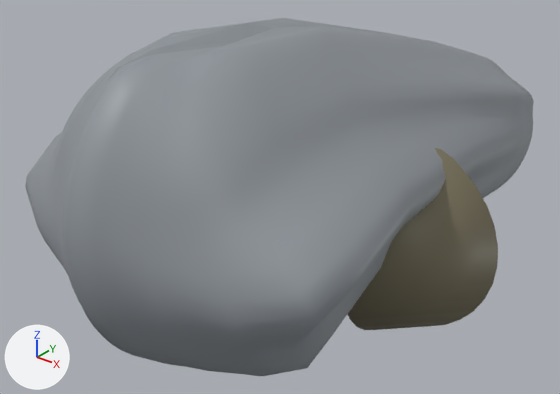
A saved change to the Blender file Assets/Art/Models/Unit/Mount.blend.
Before and after are seen from a 50 mm camera at (4.23, -5.9, 4.59) aimed at (-0.39, -0.13, 1.02). Arrows for +X, +Y and +Z are at lower left; the lights stay in place.

The first picture shows 'Mount'.
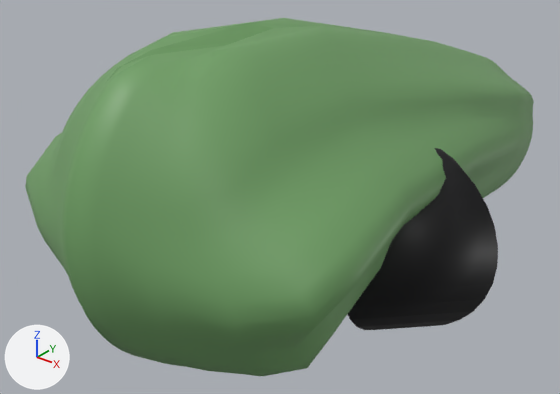
Scene script edits in JSON lines:
```json
{"op": "add", "block": "img_colorpalette_png", "code": ["img_colorpalette_png = load_image('ColorPalette.png', '../../../ColorPalette.png', 9, 10, 'sRGB')"]}
{"op": "set", "path": "mat_material.texture", "old": "img_palette_png", "new": "img_colorpalette_png"}
```

Changed parts and their boxes [x1, y1, x2, y2] in the pictures (560 x 394 px):
```json
{"object": "Mount", "change": "surface changed", "before": [25, 18, 534, 376], "after": [25, 18, 534, 376], "on screen": "grey to green"}
```
